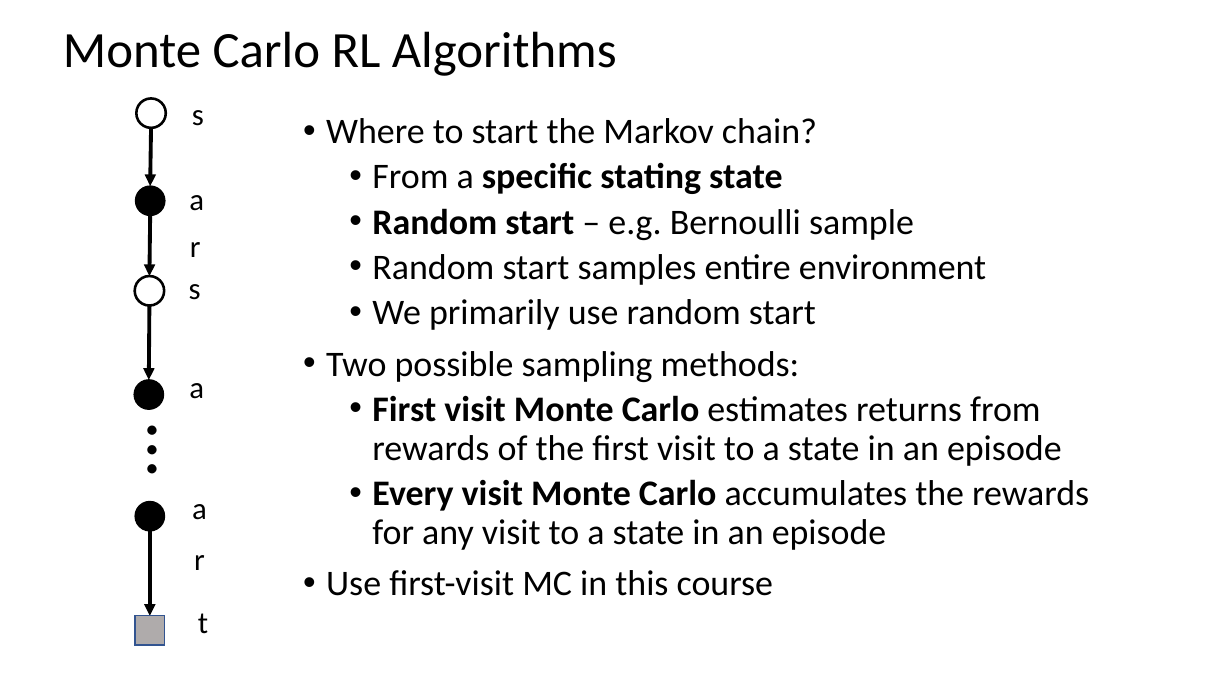
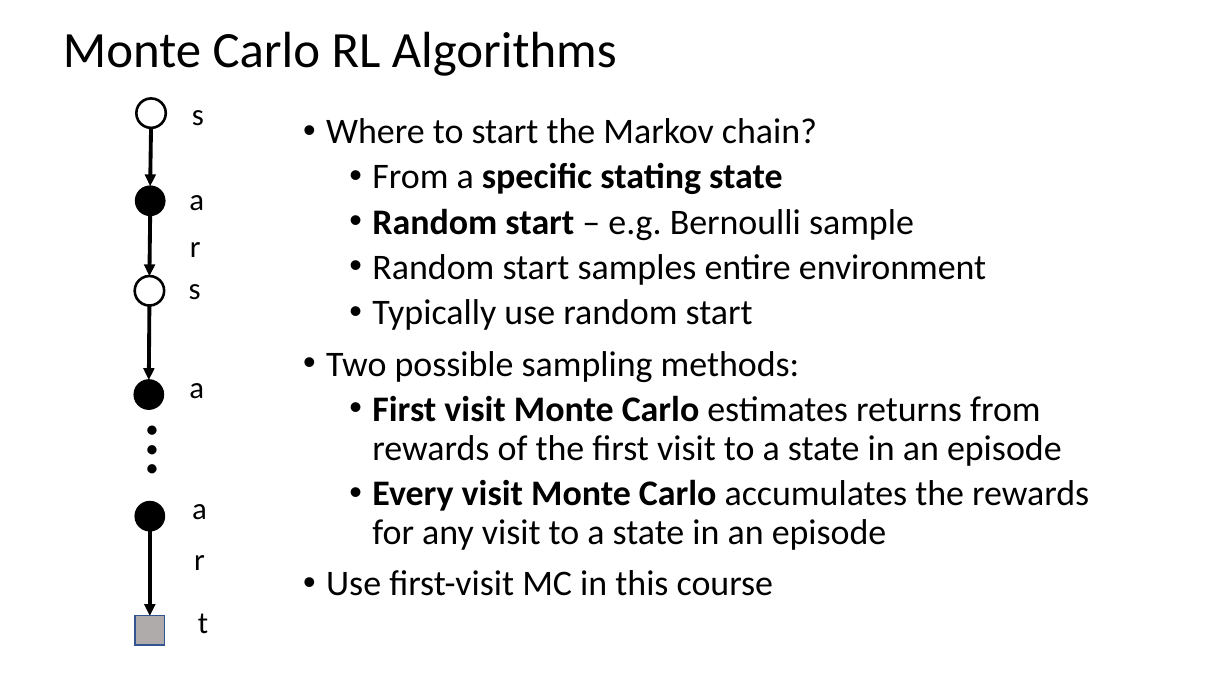
Before and after one commit to StephenElston/MachineLearning530, a slide deck: slide 17 of Lesson8/8_MC_RL.pptx. Drawn at 1232x693 pixels with LibreOffice and Linux fonts; fonts in the diff are those of the drawing. Boxes give left, top, right and bottom in pixels: in the first picture for what was removed or moved away, otherwise in the second. Text is boxed around its words. In the diff, an @@ line names an element or a change of style, - is before the commit and + after.

```diff
--- a/Lesson8/8_MC_RL.pptx
+++ b/Lesson8/8_MC_RL.pptx
@@ text at bbox=[372, 299, 753, 330]: text changed @@
-  • We primarily use random start
+  • Typically use random start
```
Also in this commit, not shown: 3 other slides changed, 4 slides added, 2 slides removed, 2 other files.
